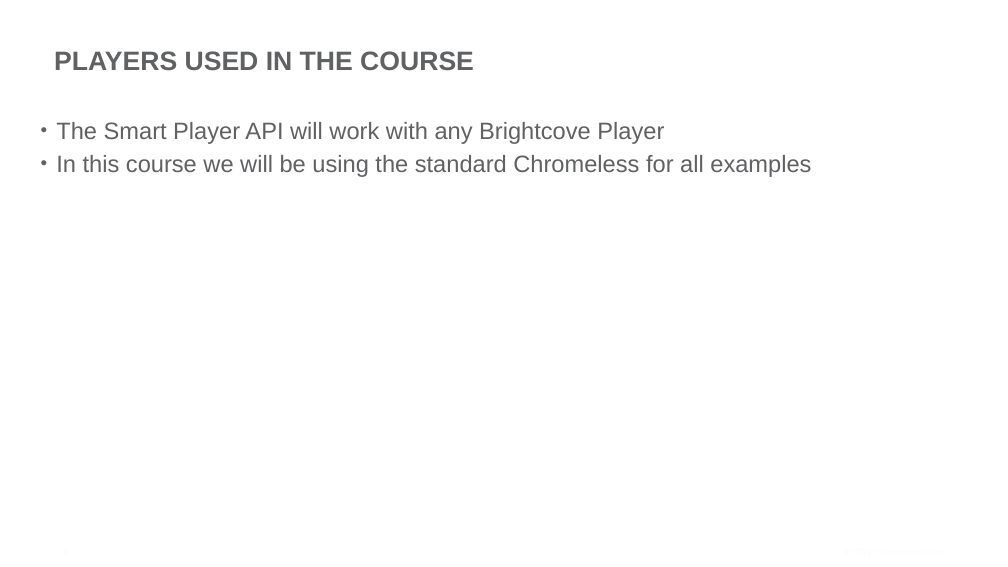
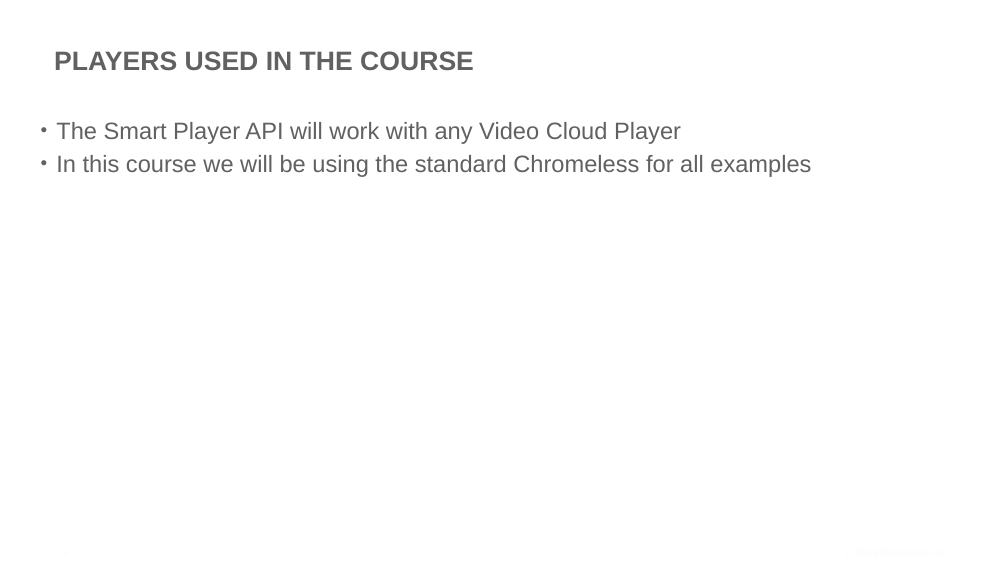
Before and after one commit to BrightcoveLearning/VideoCloudSmartPlayerAPI, a slide deck: slide 3 of VideoSessionsMaterials/v2-setting-up.pptx. Drawn at 1008x567 pixels with LibreOffice and Linux fonts; fonts in the diff are those of the drawing; background and template pictures are left out. Boxes give left, top, right and bottom in pixels: in the first picture for what was removed or moved away, otherwise in the second. Text is boxed around its words. In the diff, an @@ line names an element or a change of style, - is before the commit and + after.

Commit message:
updating slides when recording videos

```diff
--- a/VideoSessionsMaterials/v2-setting-up.pptx
+++ b/VideoSessionsMaterials/v2-setting-up.pptx
@@ text at (x1=56, y1=122, x2=681, y2=144): text changed @@
-• The Smart Player API will work with any Brightcove Player
+• The Smart Player API will work with any Video Cloud Player
```
Also in this commit, not shown: 2 other slides changed, 4 other files.
